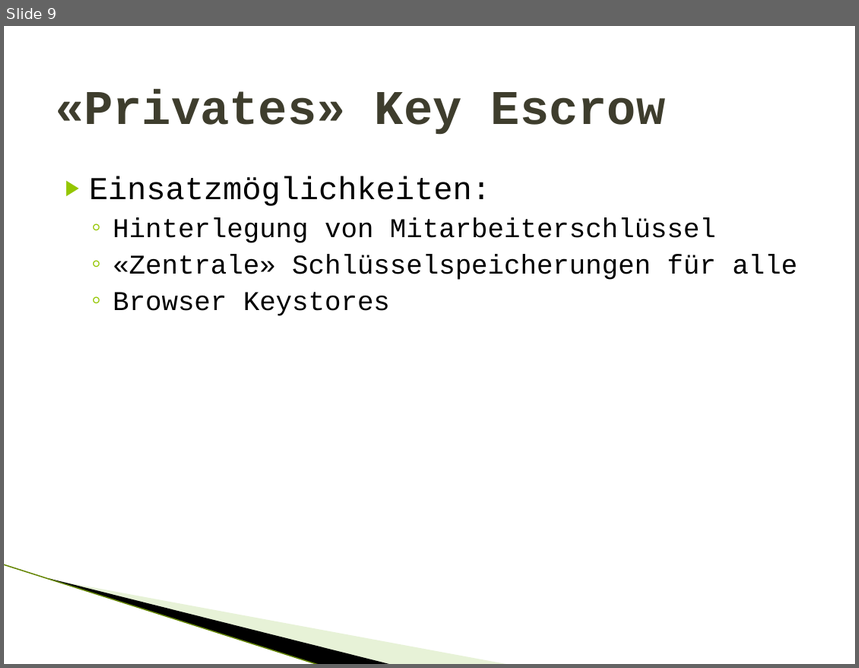
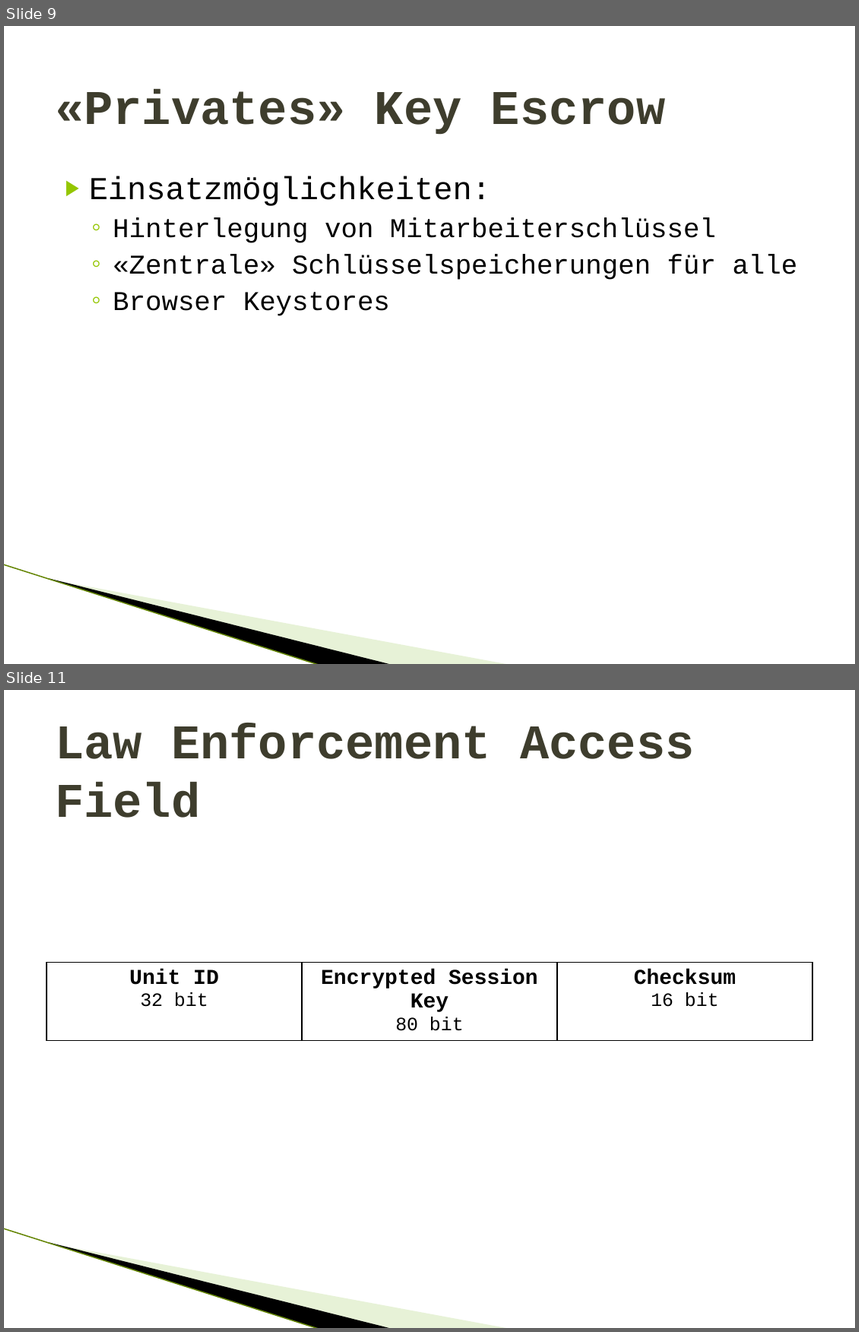
Before and after one commit to gnomengineer/Termpaper_KeyEscrow, a slide deck: presentation/Key Escrow.pptx. Shown one above the other, each under a label of ours: slide 9 before the commit, slides 9 and 11 after it; the slides between them are not shown. The pictures are 859x668 and 859x1332 pixels, drawn with LibreOffice and Linux fonts; fonts in the diff are those of the drawing; background and template pictures are left out. Boxes give left, top, right and bottom in pixels: in the first picture for what was removed or moved away, otherwise in the second. Text is boxed around its words. In the diff, an @@ line names an element or a change of style, - is before the commit and + after.

```diff
--- a/presentation/Key Escrow.pptx
+++ b/presentation/Key Escrow.pptx
@@ slide 11 added at (4,690,855,1328), background #FFFFFF; not listed: 3 template elements that a slide beside it also shows @@
@@ title added at (55,724,695,818), 41 pt, text #3E3D2D, bold @@
+Law Enforcement Access Field
@@ table added at (47,962,813,1034), 1 rows, 3 columns @@
+Unit ID 32 bit | Encrypted Session Key 80 bit | Checksum / 16 bit
```
Also in this commit, not shown: 2 other slides added, 1 slide removed.
